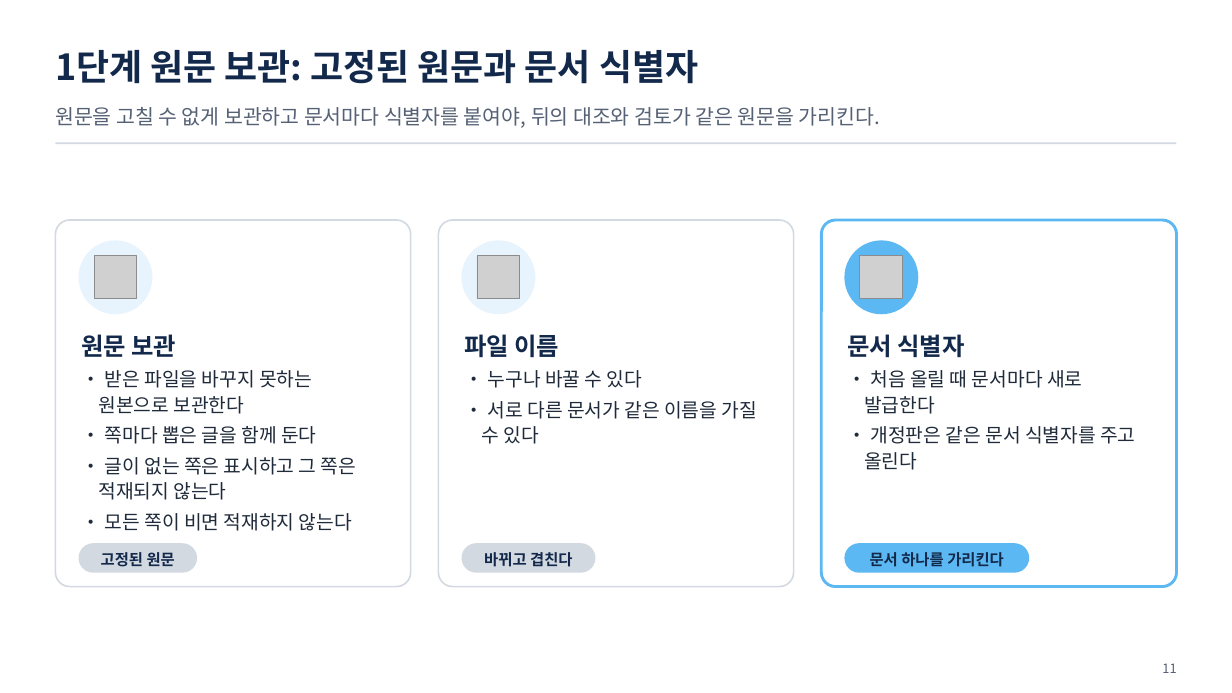
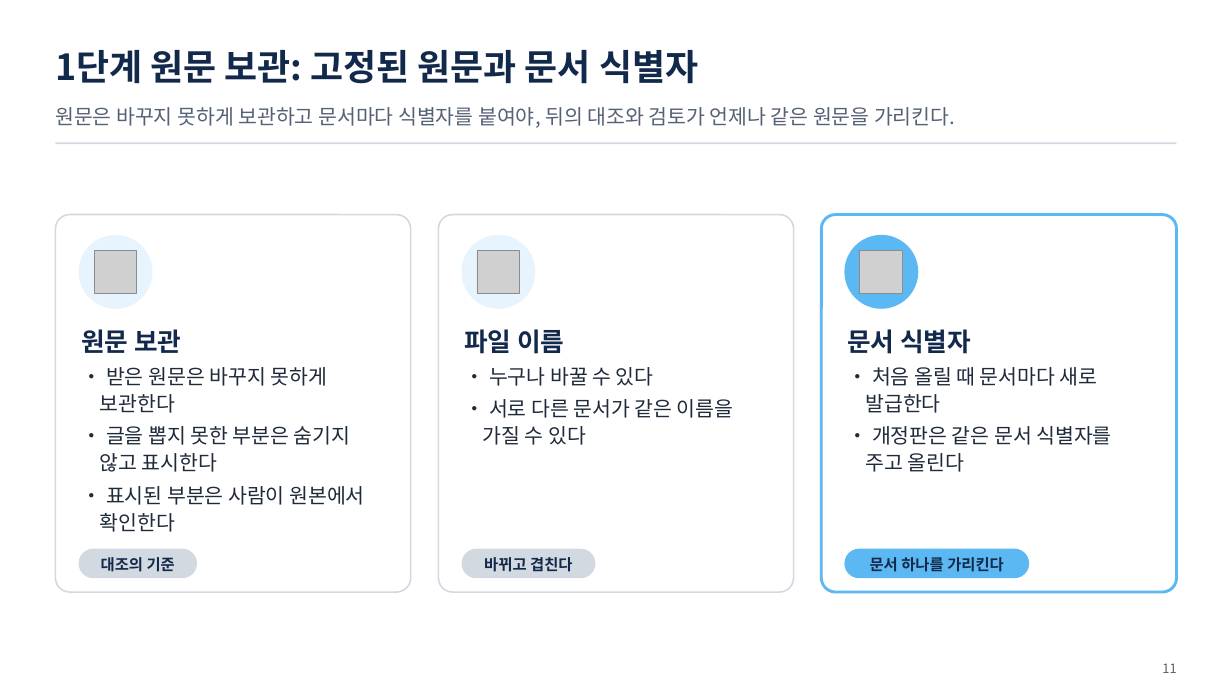
Before and after one commit to uengine-oss/hyd-iot-edu, a slide deck: slide 11 of 산출물/통합반/이론/04회차/통합반_04일차.pptx. Drawn at 1232x693 pixels with LibreOffice and Linux fonts; fonts in the diff are those of the drawing; grey boxes stand for pictures. Boxes give left, top, right and bottom in pixels: in the first picture for what was removed or moved away, otherwise in the second. Text is boxed around its words. In the diff, an @@ line names an element or a change of style, - is before the commit and + after.

```diff
--- a/산출물/통합반/이론/04회차/통합반_04일차.pptx
+++ b/산출물/통합반/이론/04회차/통합반_04일차.pptx
@@ text at box(55, 107, 955, 128): text changed @@
-원문을 고칠 수 없게 보관하고 문서마다 식별자를 붙여야, 뒤의 대조와 검토가 같은 원문을 가리킨다.
+원문은 바꾸지 못하게 보관하고 문서마다 식별자를 붙여야, 뒤의 대조와 검토가 언제나 같은 원문을 가리킨다.
@@ rounded rectangle: place and size @@
-rounded rectangle at box(55, 220, 410, 587)
+rounded rectangle at box(55, 214, 410, 592)
@@ rounded rectangle: place and size @@
-rounded rectangle at box(438, 220, 793, 587)
+rounded rectangle at box(438, 214, 793, 592)
@@ rounded rectangle: place and size @@
-rounded rectangle at box(822, 220, 1177, 587)
+rounded rectangle at box(822, 214, 1177, 592)
@@ 3 pictures, 3 ellipses: place and size @@
-3 pictures, 3 ellipses at box(79, 240, 919, 314)
+3 pictures, 3 ellipses at box(79, 235, 919, 309)
@@ text at box(81, 329, 181, 353): size 19 to 20 pt in "원문 보관" @@
@@ text "파일 이름" at box(464, 329, 734, 445): size 19 to 20 pt in "파일 이름"; size 15 to 16 pt in "• 누구나 바꿀 수 있다", "• 서로 다른 문서가 같은 이름을 가질 ..."; indent changed @@
@@ text "문서 식별자" at box(847, 329, 1111, 472): size 19 to 20 pt in "문서 식별자"; size 15 to 16 pt in "• 처음 올릴 때 문서마다 새로 발급한다", "• 개정판은 같은 문서 식별자를 주고 올린다"; indent changed @@
@@ text at box(100, 367, 364, 532): text changed; size 15 to 16 pt @@
-• 받은 파일을 바꾸지 못하는 원본으로 보관한다
-• 쪽마다 뽑은 글을 함께 둔다
-• 글이 없는 쪽은 표시하고 그 쪽은 적재되지 않는다
-• 모든 쪽이 비면 적재하지 않는다
+• 받은 원문은 바꾸지 못하게 보관한다
+• 글을 뽑지 못한 부분은 숨기지 않고 표시한다
+• 표시된 부분은 사람이 원본에서 확인한다
@@ text at box(101, 557, 175, 572): text changed @@
-고정된 원문
+대조의 기준
@@ 3 rounded rectangles, 2 texts: place and size @@
-3 rounded rectangles, 2 texts at box(79, 543, 1030, 573)
+3 rounded rectangles, 2 texts at box(79, 549, 1030, 579)
```
Also in this commit, not shown: 5 other slides changed, 4 other files.
